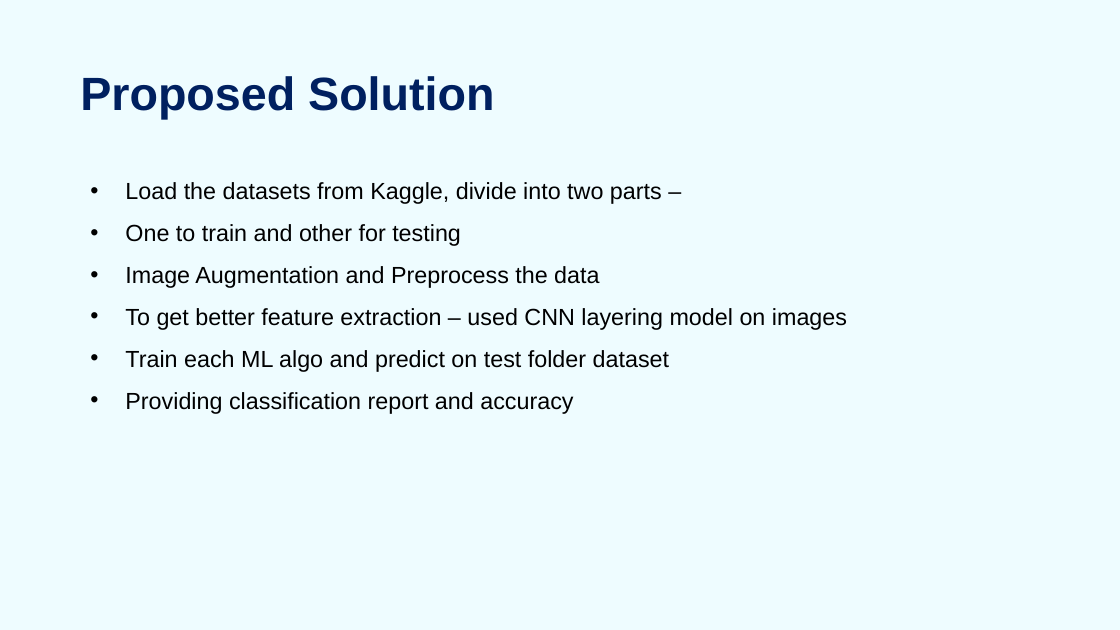
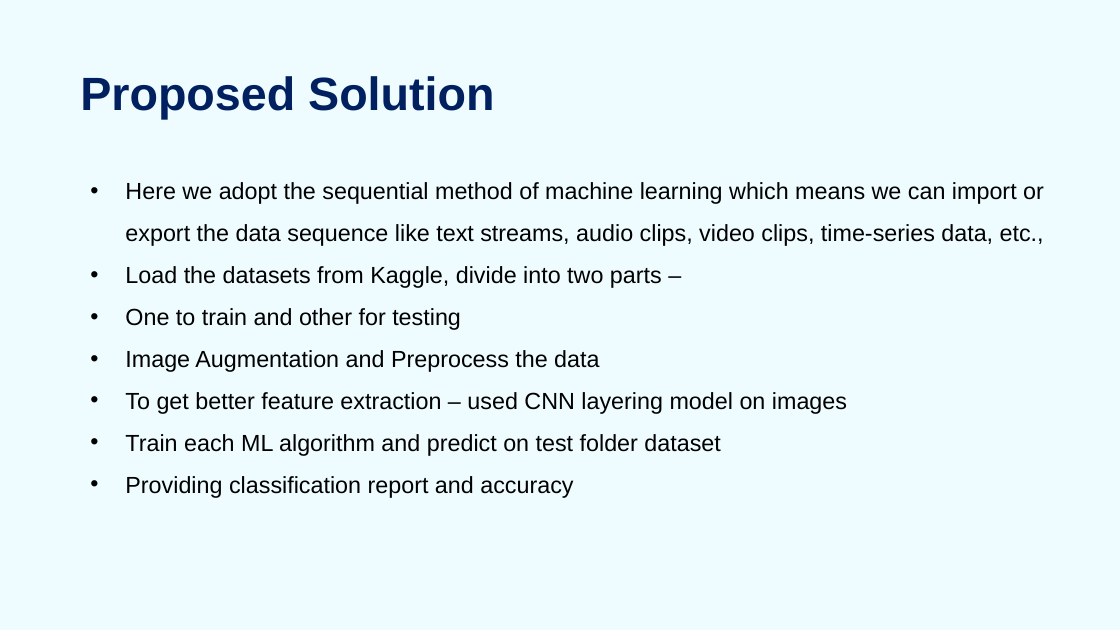
Before and after one commit to Sasank09/CS5710_13469, a slide deck: slide 11 of Sign Language for Alphabets/SLRS_PPT.pptx (slide 10 before the commit). Drawn at 1120x630 pixels with LibreOffice and Linux fonts; fonts in the diff are those of the drawing. Boxes give left, top, right and bottom in pixels: in the first picture for what was removed or moved away, otherwise in the second. Text is boxed around its words. In the diff, an @@ line names an element or a change of style, - is before the commit and + after.

```diff
--- a/Sign Language for Alphabets/SLRS_PPT.pptx
+++ b/Sign Language for Alphabets/SLRS_PPT.pptx
@@ text at (125, 182, 1044, 246): paragraph added @@
+• Here we adopt the sequential method of machine learning which means we can import or export the data sequence like text streams, audio clips, video clips, time-series data, etc.,
@@ text at (125, 434, 720, 456): text changed @@
-    • Train each ML algo and predict on test folder dataset
+    • Train each ML algorithm and predict on test folder dataset
```
Also in this commit, not shown: 5 other slides changed, 6 slides added, 1 slide removed.
